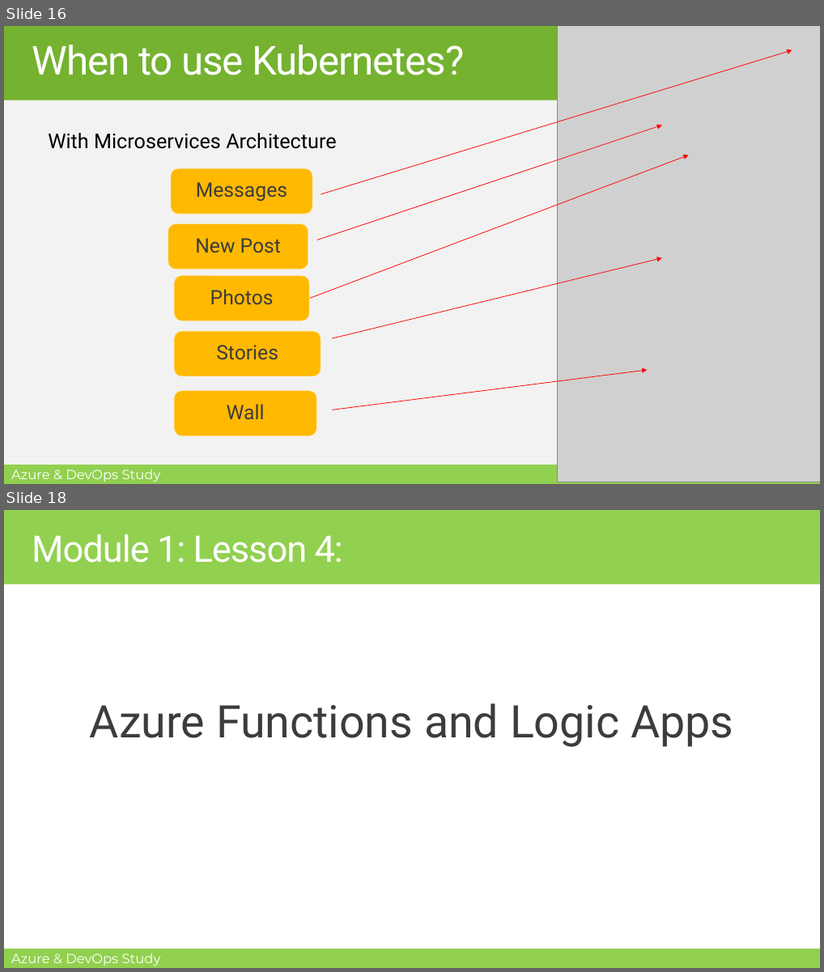
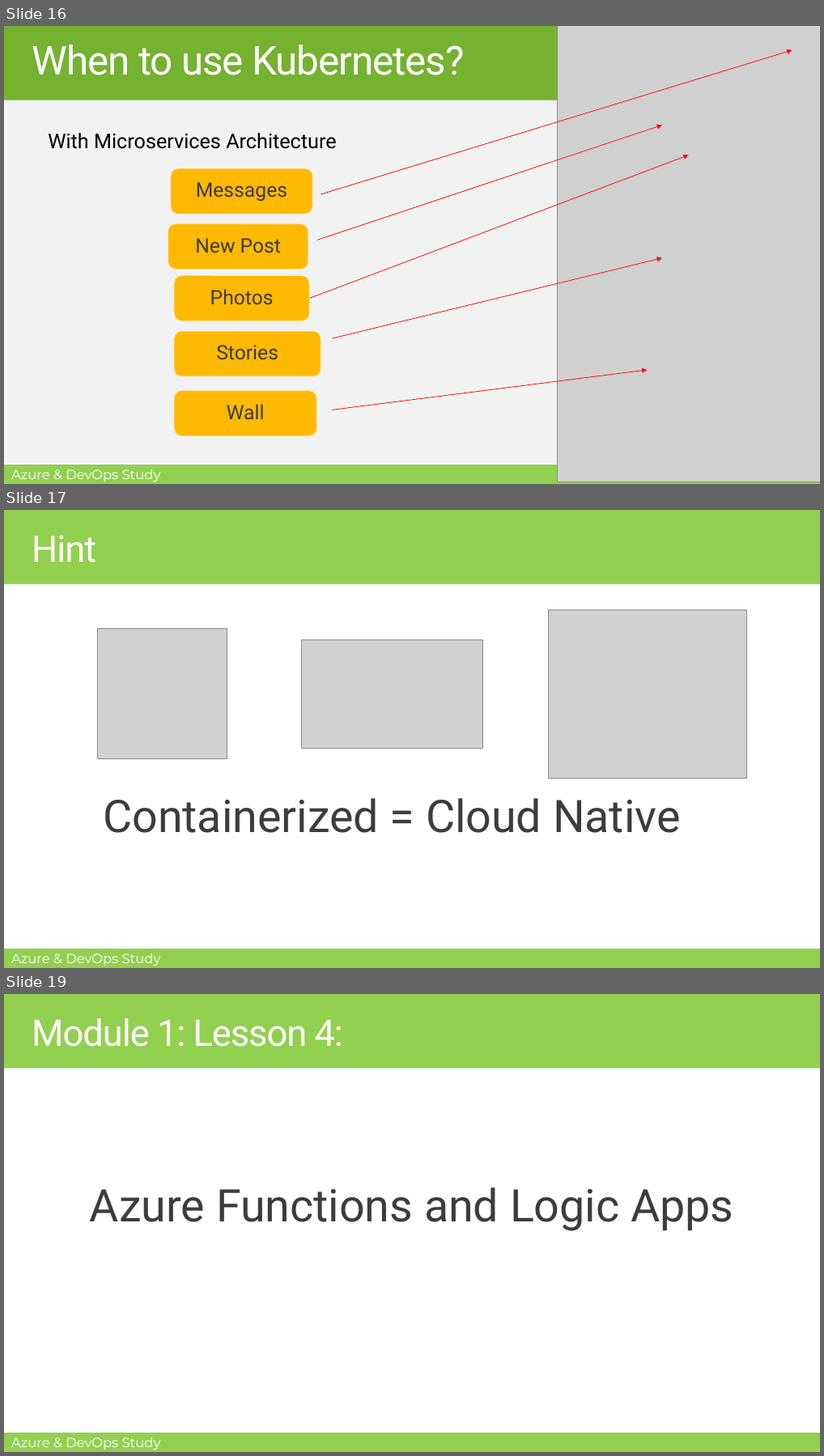
Before and after one commit to MohamedRadwan-DevOps/Azure-DevOps-Study-Group, a slide deck: AZ-900/Module-1/M1-L4-Understanding Azure Container Services, Function and Virtual Desktop.pptx. Shown one above the other, each under a label of ours: slides 16 and 18 before the commit, slides 16, 17 and 19 after it; the slides between them are not shown. The pictures are 824x972 and 824x1456 pixels, drawn with LibreOffice and Linux fonts; fonts in the diff are those of the drawing; grey boxes stand for pictures; background and template pictures are left out. Boxes give left, top, right and bottom in pixels: in the first picture for what was removed or moved away, otherwise in the second. Text is boxed around its words. In the diff, an @@ line names an element or a change of style, - is before the commit and + after.

```diff
--- a/AZ-900/Module-1/M1-L4-Understanding Azure Container Services, Function and Virtual Desktop.pptx
+++ b/AZ-900/Module-1/M1-L4-Understanding Azure Container Services, Function and Virtual Desktop.pptx
@@ slide 17 added at (x1=4, y1=510, x2=820, y2=968), background #FFFFFF; not listed: 3 template elements that a slide beside it also shows @@
@@ title added at (x1=32, y1=535, x2=96, y2=563), 44 pt, text #FFFFFF @@
+Hint
@@ picture added at (x1=97, y1=629, x2=227, y2=759) @@
@@ picture added at (x1=548, y1=610, x2=748, y2=779) @@
@@ picture added at (x1=302, y1=640, x2=483, y2=749) @@
@@ text added at (x1=103, y1=798, x2=681, y2=833), 54 pt, text #3C3C3C @@
+Containerized = Cloud Native
@@ what was slide 18 is now slide 19 @@
```
Also in this commit, not shown: 12 slides changed, 2 other slides added, 1 slide removed.
